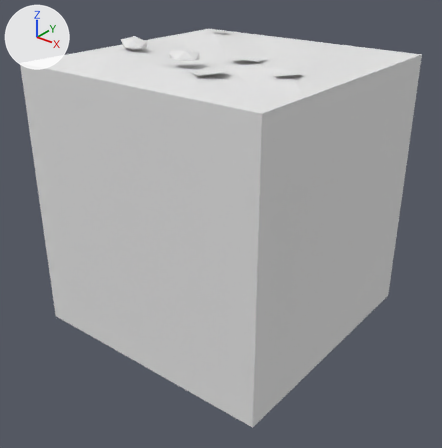
The FBX model Assets/Tiles/Blend/Blend Sand Snow 4.fbx, before and after one commit.
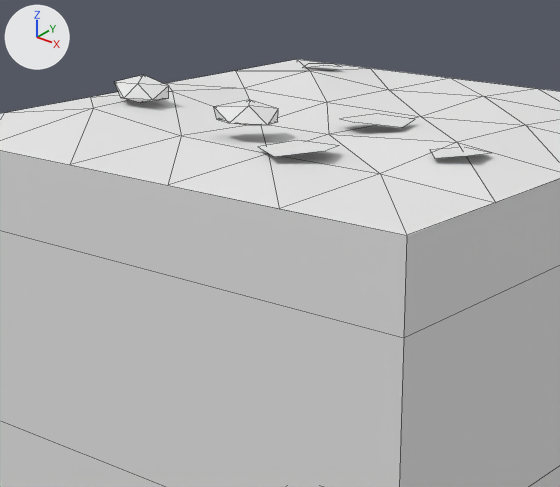
Each version appears first whole from a 50 mm lens placed at (2.69, -3.44, 1.88), pointed at (0.05, -0.13, -0.17), and next in a close-up on the part from 15% to 76% of the width and 0% to 53% of the height. Arrows for +X, +Y and +Z are at upper left; the lights stay in place. The last two pictures show the newer version. The close-ups show mesh edges as thin lines. Where no turn or scale is listed for an object, it has been applied to the vertices. Vertices at exactly the same position are counted once.

Names of what the first close-up shows: 'Blend Sand Snow 4'.
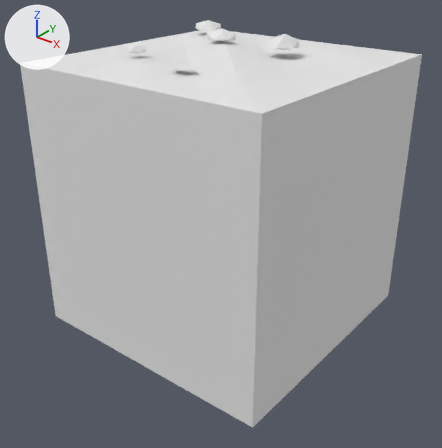
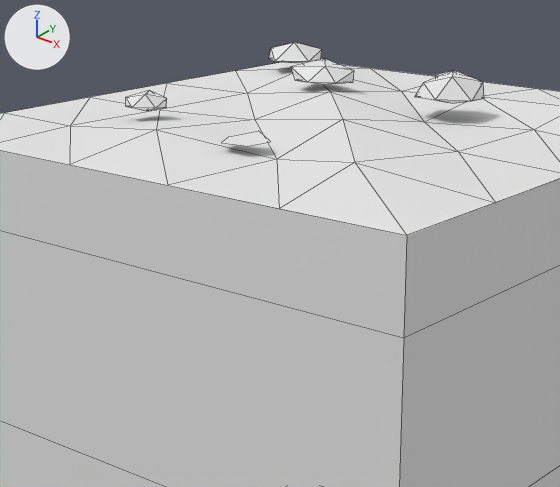
The edits, one by one:
me_blend_sand_snow_4 is used by ob_blend_sand_snow_4; location (0.0, 0.0, 0.0).
me_blend_sand_snow_4 had 92 vertices, 107 faces and spanned x -1.0..1.0, y -1.0..1.0, z -1.0..1.18.
me_blend_sand_snow_4 now has 113 vertices, 164 faces and spans x -1.0..1.0, y -1.0..1.0, z -1.0..1.21.
me_blend_sand_snow_4 part 1: the loose piece of 5 vertices spanning x 0.2..0.44, y -0.7..-0.47, z 1.09..1.11 is turned 113.2 degrees about the z axis through its middle and scaled by 0.623, then moved by (-0.2, 0.0, 0.0).
me_blend_sand_snow_4 part 2: the loose piece of 12 vertices spanning x -0.08..0.13, y -0.55..-0.34, z 1.12..1.18 is deleted.
me_blend_sand_snow_4 part 3: the loose piece of 5 vertices spanning x -0.69..-0.53, y 0.61..0.77, z 1.09..1.11 is deleted.
me_blend_sand_snow_4 part 4: the loose piece of 5 vertices spanning x 0.13..0.37, y -0.22..0.01, z 1.09..1.11 is deleted.
me_blend_sand_snow_4 part 5: the loose piece of 5 vertices spanning x 0.62..0.8, y -0.43..-0.25, z 1.09..1.11 is deleted.
Part 6, on me_blend_sand_snow_4:
28 vertices move from x -0.67..0.64, y -0.63..0.6, z 1.05..1.18 to x -0.63..0.62, y -0.63..0.6, z 1.05..1.16.
48 vertices are added at x -0.77..0.41, y 0.14..0.69, z 1.11..1.21.
80 new faces join them.

Boxes (x1, y1, x2, y2) around the edits, measured in the close-ups (560 x 487 px; the box of a moved part takes in the faces that stretch with it):
'Blend Sand Snow 4', reshaped: before (0, 59, 560, 487); after (0, 42, 560, 487)
part 1 of me_blend_sand_snow_4, moved or reshaped: before (258, 140, 337, 157); after (222, 131, 271, 146)
part 2 of me_blend_sand_snow_4, deleted: before (214, 100, 278, 125)
part 3 of me_blend_sand_snow_4, deleted: before (302, 64, 341, 68)
part 4 of me_blend_sand_snow_4, deleted: before (342, 114, 415, 128)
part 5 of me_blend_sand_snow_4, deleted: before (430, 148, 492, 158)
part 6 of me_blend_sand_snow_4, reshaped: before (0, 71, 560, 235); after (0, 42, 560, 235)
